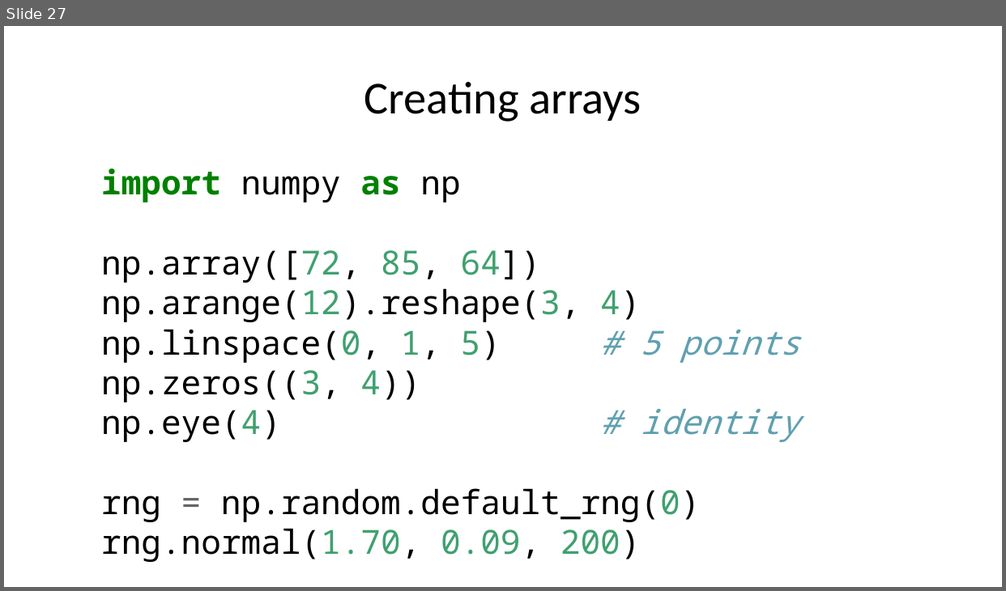
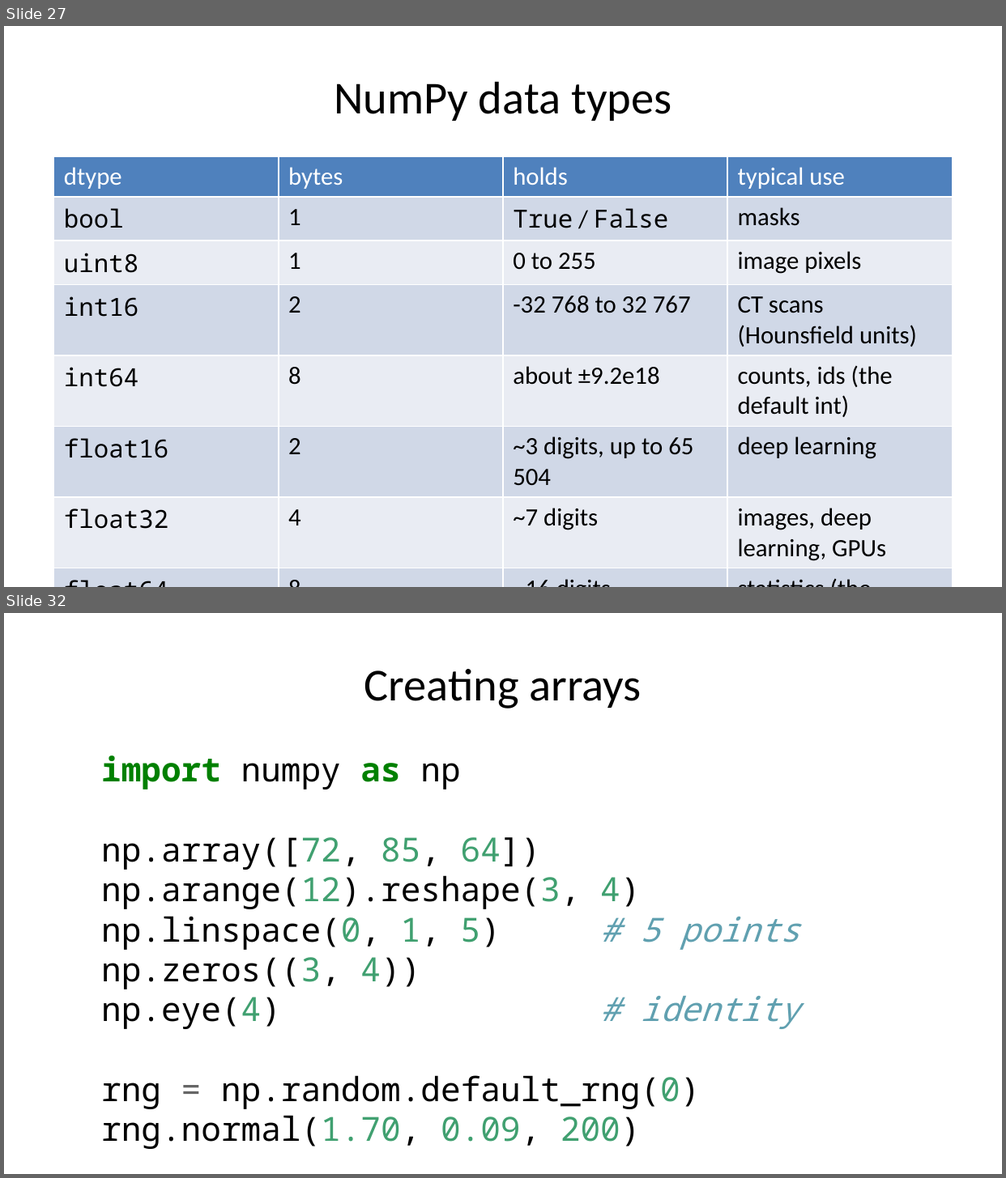
Before and after one commit to MICS-Lab/MS_SanteNum2026, a slide deck: Programming01/Session01/slides.pptx. Shown one above the other, each under a label of ours: slide 27 before the commit, slides 27 and 32 after it; the slides between them are not shown. The pictures are 1006x591 and 1006x1178 pixels, drawn with LibreOffice and Linux fonts; fonts in the diff are those of the drawing. Boxes give left, top, right and bottom in pixels: in the first picture for what was removed or moved away, otherwise in the second. Text is boxed around its words. In the diff, an @@ line names an element or a change of style, - is before the commit and + after.

Commit message:
added details slides on numpy dtype

```diff
--- a/Programming01/Session01/slides.pptx
+++ b/Programming01/Session01/slides.pptx
@@ slide 27 added at (4,26,1002,587), background #FFFFFF @@
@@ title added at (334,81,671,121), 33 pt, text #000000 @@
+NumPy data types
@@ table added at (54,156,952,565), 8 rows, 4 columns @@
+dtype | bytes | holds | typical use
+bool | 1 | True / False | masks
+uint8 | 1 | 0 to 255 | image pixels
+int16 | 2 | -32 768 to 32 767 | CT scans (Hounsfield units)
+int64 | 8 | about ±9.2e18 | counts, ids (the default int)
+float16 | 2 | ~3 digits, up to 65 504 | deep learning
+float32 | 4 | ~7 digits | images, deep learning, GPUs
+float64 | 8 | ~16 digits | statistics (the default float)
@@ what was slide 27 is now slide 32 @@
```
Also in this commit, not shown: 4 other slides added, 1 other file.
